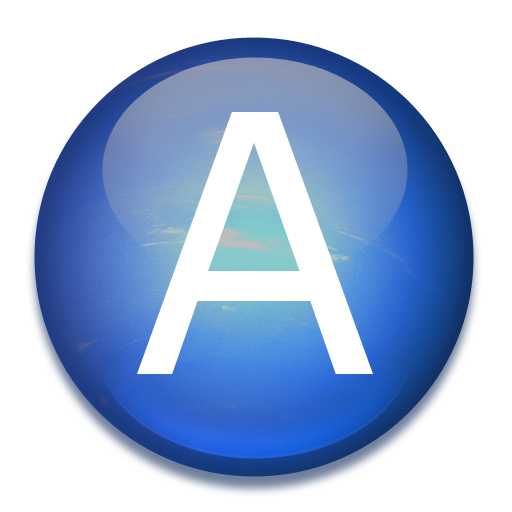
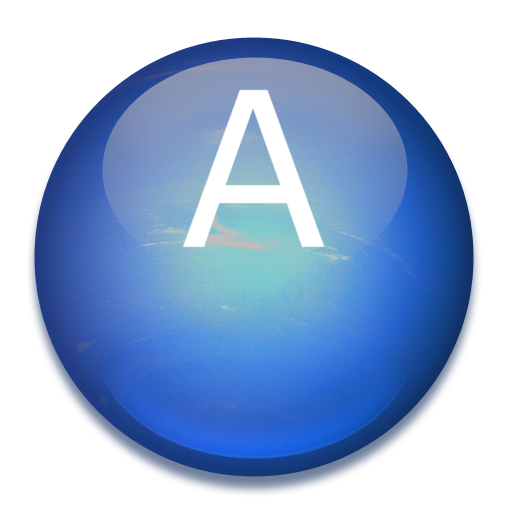
The second w=512, h=512 image is a revision of the first. Changes to its layers:
painted on "A" over [137, 89, 373, 374]
